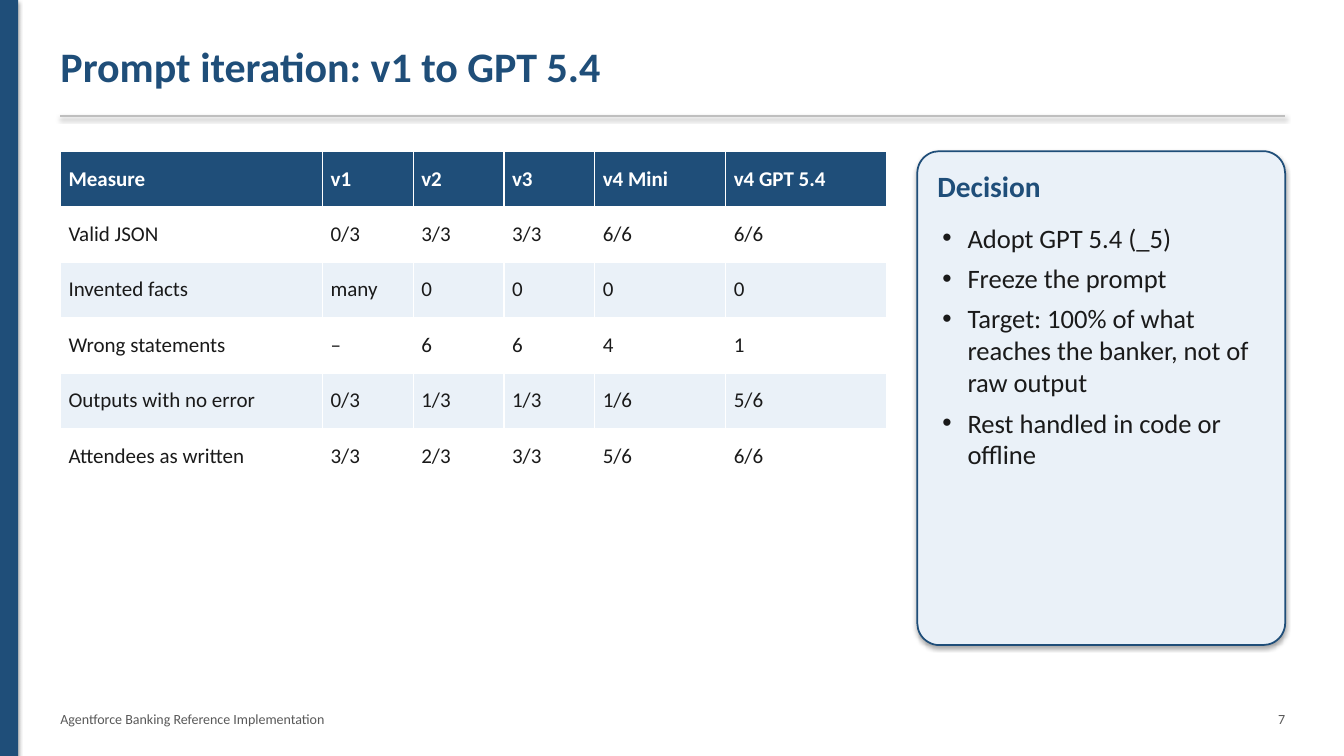
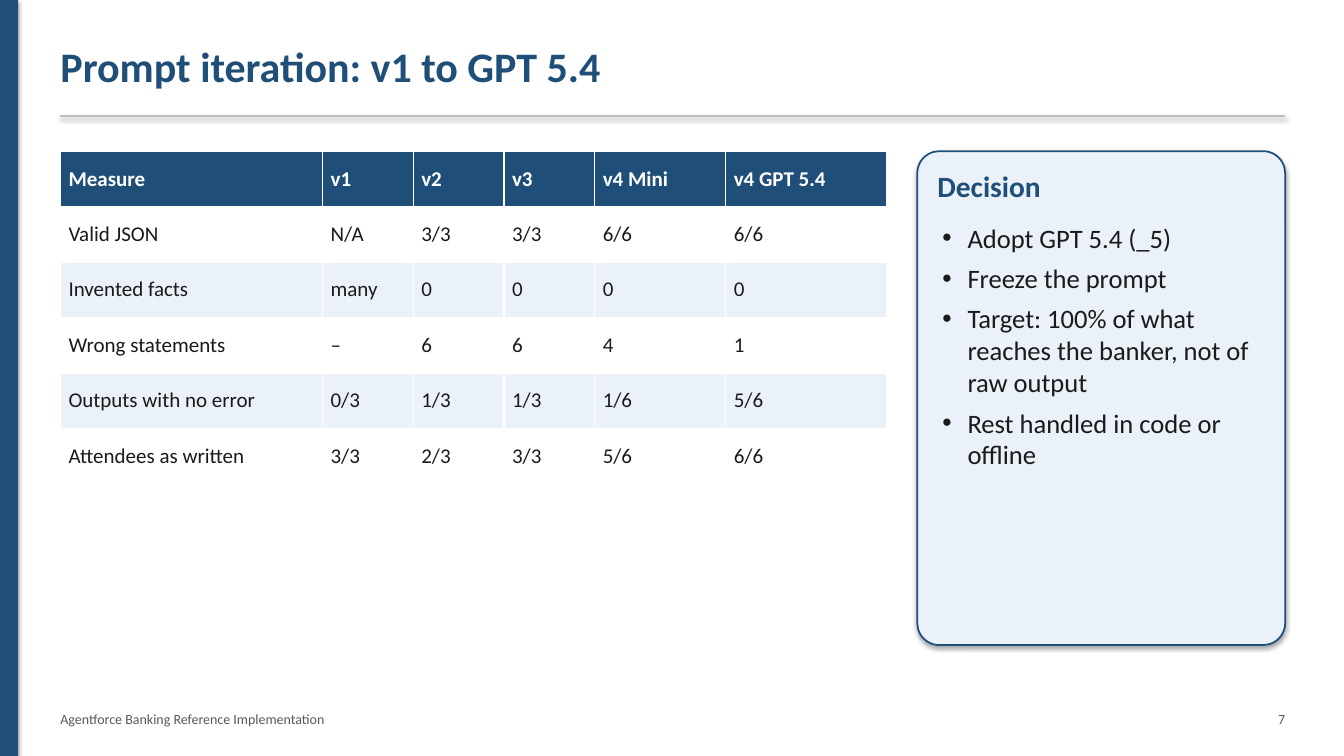
Before and after one commit to monibrahman/agentforce-banking-reference, a slide deck: slide 11 of docs/Panel_Overview.pptx. Drawn at 1344x756 pixels with LibreOffice and Linux fonts; fonts in the diff are those of the drawing. Boxes give left, top, right and bottom in pixels: in the first picture for what was removed or moved away, otherwise in the second. Text is boxed around its words. In the diff, an @@ line names an element or a change of style, - is before the commit and + after.

```diff
--- a/docs/Panel_Overview.pptx
+++ b/docs/Panel_Overview.pptx
@@ table at (x1=60, y1=151, x2=887, y2=484) @@
-row 2, column 2: 0/3
+row 2, column 2: N/A
```
Also in this commit, not shown: 2 other slides changed, 1 slide added.
